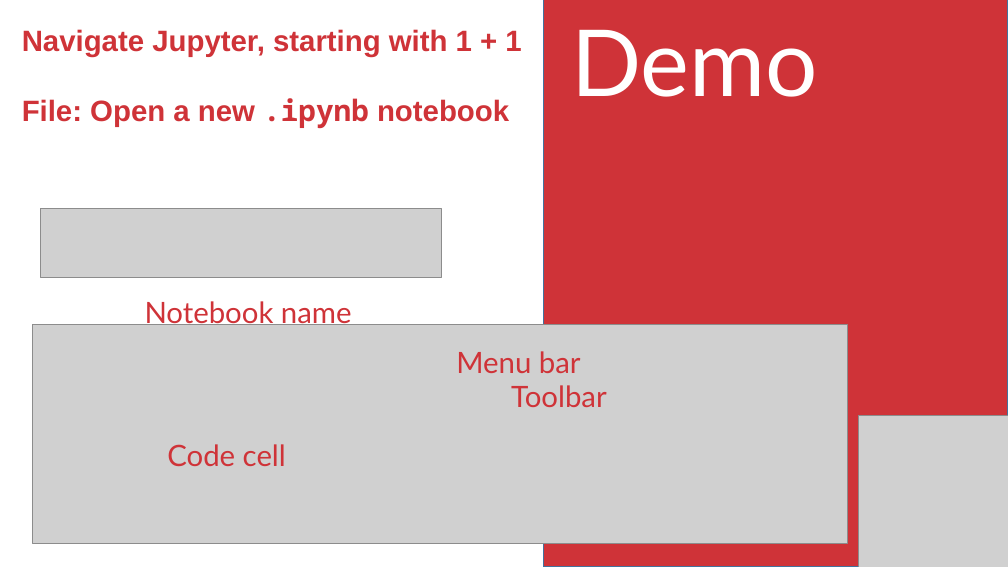
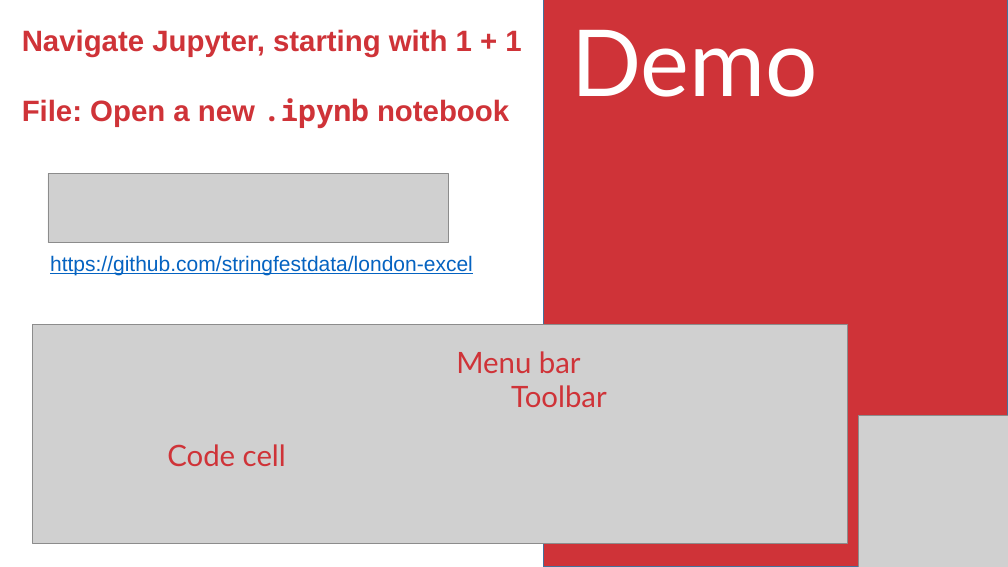
Before and after one commit to stringfestdata/advancing-into-analytics-ps-meetup, a slide deck: slide 19 of advancing-into-analytics-presentation.pptx (slide 20 before the commit). Drawn at 1008x567 pixels with LibreOffice and Linux fonts; fonts in the diff are those of the drawing; grey boxes stand for pictures. Boxes give left, top, right and bottom in pixels: in the first picture for what was removed or moved away, otherwise in the second. Text is boxed around its words. In the diff, an @@ line names an element or a change of style, - is before the commit and + after.

```diff
--- a/advancing-into-analytics-presentation.pptx
+++ b/advancing-into-analytics-presentation.pptx
@@ picture: place and size @@
-picture at [41, 208, 442, 277]
+picture at [48, 174, 448, 243]
@@ text added at [50, 255, 473, 275], 20 pt, text #0563C1, underline @@
+https://github.com/stringfestdata/london-excel
@@ text removed at [145, 301, 352, 329] @@
-Notebook name
```
Also in this commit, not shown: 11 other slides changed, 6 slides added, 5 slides removed, 1 other file.
